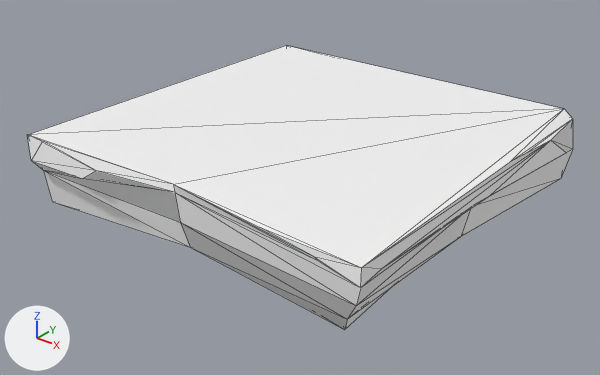
Before and after pictures for a commit that changed the glTF model public/models/world/chunk_0_-1.glb.
One viewpoint serves both versions: a camera (50 mm lens) standing at (54.8, -66.1, 24.9) and looking at (15.9, -17.5, -5.3). Every picture has the same lights, and +X, +Y and +Z are marked at lower left. The first picture is the older version. Mesh edges are drawn as thin lines.

Names of what the first picture shows: 'chunk_0_-1'.
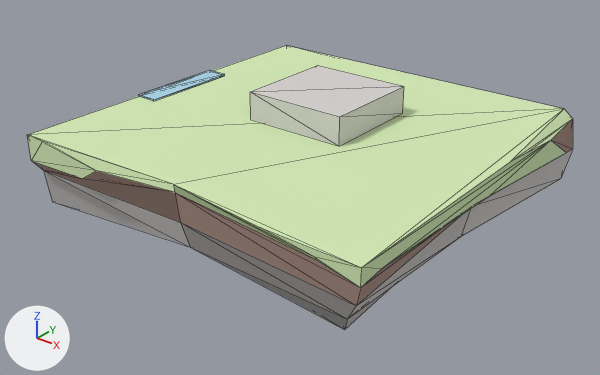
Edits to the bpy script that builds the scene:
```text
Change mat_grass:
    mat_grass.metallic: 1.0 -> 0.0
    mat_grass.base_color: (1.0, 1.0, 1.0) -> (0.659, 0.827, 0.467)  # white #ffffff -> green #d4ebb6
Change mat_soil:
    mat_soil.metallic: 1.0 -> 0.0
    mat_soil.base_color: (1.0, 1.0, 1.0) -> (0.502, 0.341, 0.286)  # white #ffffff -> beige #bc9e92
Change mat_rock_lt:
    mat_rock_lt.metallic: 1.0 -> 0.0
    mat_rock_lt.base_color: (1.0, 1.0, 1.0) -> (0.667, 0.647, 0.631)  # white #ffffff -> light grey #d5d2d0
Add mat_water:
    mat_water = principled_material('water')
    mat_water.base_color = (0.392, 0.647, 0.784)  # blue #a8d2e5
    mat_water.roughness = 1.0
Add me_pond_010:
    me_pond_010.from_pydata(...)  # a box spanning x 4.0..6.0, y -4.5..4.5, z 0.0..0.12
    me_pond_010.materials.append(mat_water)  # blue #a8d2e5
Add me_outcrop_010:
    me_outcrop_010.from_pydata(...)  # a box spanning x -4.5..4.5, y -4.5..4.5, z 0.0..2.4
    me_outcrop_010.materials.append(mat_rock_lt)  # light grey #d5d2d0
Add ob_chunk_0__1_2:
    ob_chunk_0__1_2 = bpy.data.objects.new('chunk_0_-1_2', me_pond_010)
    ob_chunk_0__1_2.location = (-4.0, -16.0, 0.02)
Add ob_chunk_0__1_1:
    ob_chunk_0__1_1 = bpy.data.objects.new('chunk_0_-1_1', me_outcrop_010)
    ob_chunk_0__1_1.location = (16.0, -14.0, 0.0)
```

Location of each change, [x1, y1, x2, y2] in pixels of the pictures (600 x 375 px):
'chunk_0_-1', recoloured, surface changed (white to green)
    both: [27, 45, 573, 330]
'chunk_0_-1_1', added
    after: [250, 66, 404, 146]
'chunk_0_-1_2', added (blue)
    after: [138, 70, 225, 101]
